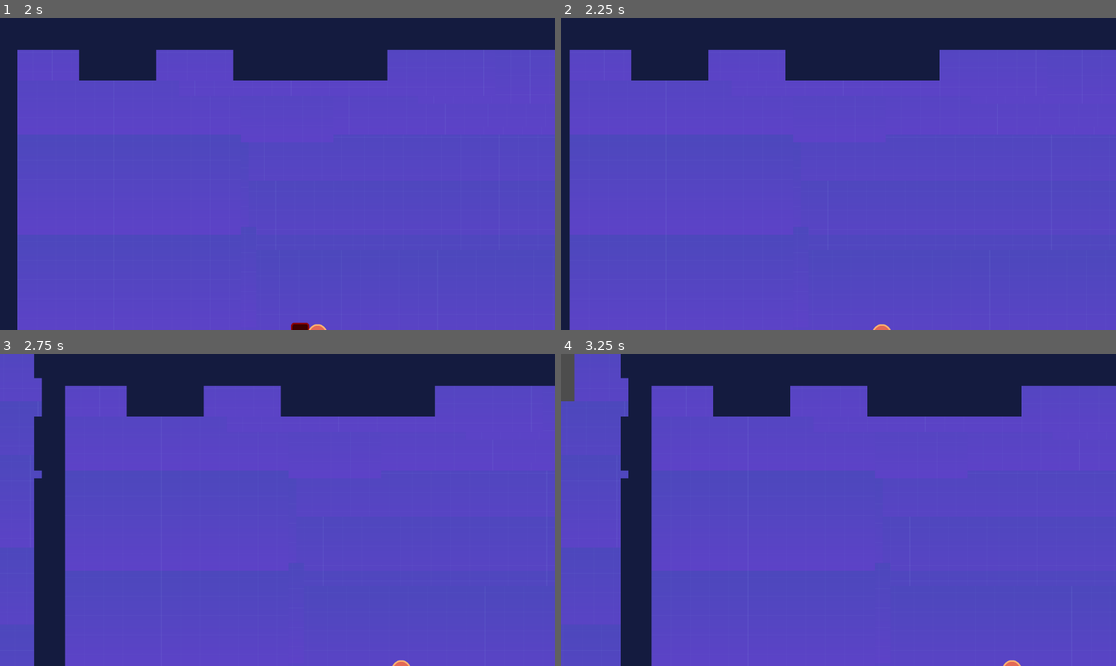
Above: before the commit, frames 1-4 (two rows, left to right).
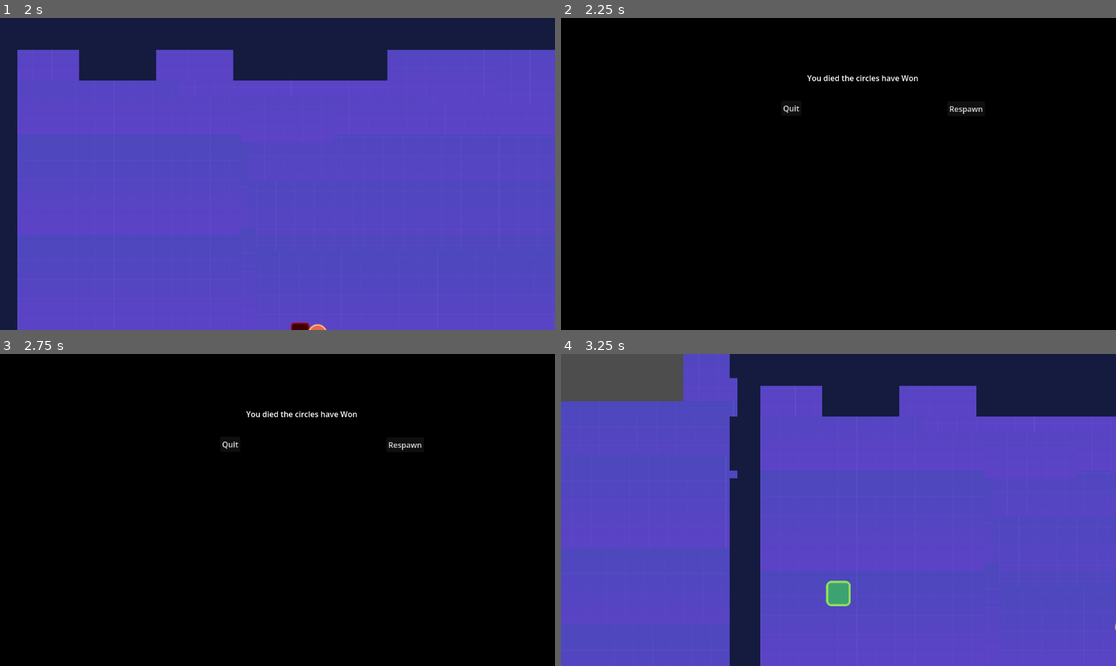
Above: after the commit, the same moments.

Repository: Ladzsz/ladPlatformer
Game: Godot game, scene res://src/Levels/level.tscn
Two runs of this game, one before a commit and one after it. Both use one fixed random seed, a clock stepped at 60 frames per second and the inputs below. This scene is started directly instead of the project's main scene.
Inputs (mouse positions are in pixels of both pictures, inside the frame that each line leads up to):
- Up to frame 1 (2 s): tap Enter (ui_accept) at 0.5, 0.77, 1.52 s; hold Right (ui_right) from 0.53 s (still down)
- Up to frame 2 (2.25 s): release Right (ui_right) at 2.03 s; hold Left (ui_left) from 2.03 s (still down)
- Up to frame 3 (2.75 s): keep holding Left (ui_left)
- Up to frame 4 (3.25 s): release Left (ui_left) at 2.75 s; click (966, 444) at 2.75 s, where only the run after the commit has a clickable "Respawn"

Frame 1 is identical in both runs. In frame 2, 100% of the frame differs, in the area x 0-100%, y 0-100%; in frame 3, 100%; in frame 4, 18%.

Commit message:
added respaswn

Diff:
--- a/project.godot
+++ b/project.godot
@@ -19,6 +19,7 @@
 
 enemies=""
 pitDeath=""
+death_screen=""
 
 [physics]
 
--- a/src/Characters/Hero.tscn
+++ b/src/Characters/Hero.tscn
@@ -2,6 +2,7 @@
 
 [ext_resource type="Script" uid="uid://nmtw3rdsfaor" path="res://src/Characters/hero.gd" id="1_ei1ut"]
 [ext_resource type="Texture2D" uid="uid://tcr64br37pbg" path="res://assets/player.png" id="1_hrsmm"]
+[ext_resource type="Script" uid="uid://dqgni2i01fg3" path="res://src/Characters/deathscreen.gd" id="3_033i3"]
 
 [sub_resource type="RectangleShape2D" id="RectangleShape2D_ei1ut"]
 size = Vector2(14, 15)
@@ -40,5 +41,57 @@
 limit_bottom = 560
 position_smoothing_enabled = true
 
+[node name="CanvasLayer" type="CanvasLayer" parent="Hero" unique_id=850999100]
+
+[node name="Control" type="Control" parent="Hero/CanvasLayer" unique_id=1564071696 groups=["death_screen"]]
+layout_mode = 3
+anchors_preset = 15
+anchor_right = 1.0
+anchor_bottom = 1.0
+offset_left = 4.0
+offset_right = 4.0
+grow_horizontal = 2
+grow_vertical = 2
+script = ExtResource("3_033i3")
+
+[node name="ColorRect" type="ColorRect" parent="Hero/CanvasLayer/Control" unique_id=8450118]
+layout_mode = 1
+anchors_preset = 15
+anchor_right = 1.0
+anchor_bottom = 1.0
+offset_left = -4.0
+offset_right = -4.0
+grow_horizontal = 2
+grow_vertical = 2
+color = Color(0, 0, 0, 1)
+
+[node name="Label" type="Label" parent="Hero/CanvasLayer/Control" unique_id=105244200]
+layout_mode = 0
+offset_left = 507.0
+offset_top = 113.0
+offset_right = 738.0
+offset_bottom = 136.0
+text = "You died the circles have Won"
+
+[node name="respawn" type="Button" parent="Hero/CanvasLayer/Control" unique_id=1832836432]
+process_mode = 3
+layout_mode = 0
+offset_left = 798.0
+offset_top = 173.0
+offset_right = 876.0
+offset_bottom = 204.0
+text = "Respawn"
+
+[node name="quit" type="Button" parent="Hero/CanvasLayer/Control" unique_id=80874060]
+process_mode = 3
+layout_mode = 0
+offset_left = 453.0
+offset_top = 172.0
+offset_right = 495.0
+offset_bottom = 203.0
+text = "Quit"
+
 [connection signal="body_entered" from="Hero/Area2D" to="Hero" method="_on_area_2d_body_entered"]
 [connection signal="body_exited" from="Hero/Area2D" to="Hero" method="_on_area_2d_body_exited"]
+[connection signal="pressed" from="Hero/CanvasLayer/Control/respawn" to="Hero/CanvasLayer/Control" method="_on_respawn_pressed"]
+[connection signal="pressed" from="Hero/CanvasLayer/Control/quit" to="Hero/CanvasLayer/Control" method="_on_quit_pressed"]
--- /dev/null
+++ b/src/Characters/deathscreen.gd
@@ -0,0 +1,15 @@
+extends Control
+
+func _ready():
+	add_to_group("death_screen")
+	visible = false
+
+func _on_quit_pressed() -> void:
+
+	print("quit")
+	get_tree().quit()
+
+
+func _on_respawn_pressed() -> void:
+	get_tree().paused = false
+	get_tree().reload_current_scene()
--- a/src/Characters/hero.gd
+++ b/src/Characters/hero.gd
@@ -2,13 +2,13 @@
 
 #overiding die from characters
 func die():
-	print("hero die")
+	print(get_tree().get_nodes_in_group("death_screen"))
 	modulate = Color.RED
 	var tween = create_tween()
 	tween.tween_property(self, "scale", Vector2.ZERO, 0.2)
 	await tween.finished
-	await get_tree().create_timer(3.0).timeout
-	get_tree().reload_current_scene()
+	get_tree().paused = true
+	get_tree().get_first_node_in_group("death_screen").visible = true
 
 #user input
 func getInput():
Not shown, added: src/Characters/deathscreen.gd.uid
